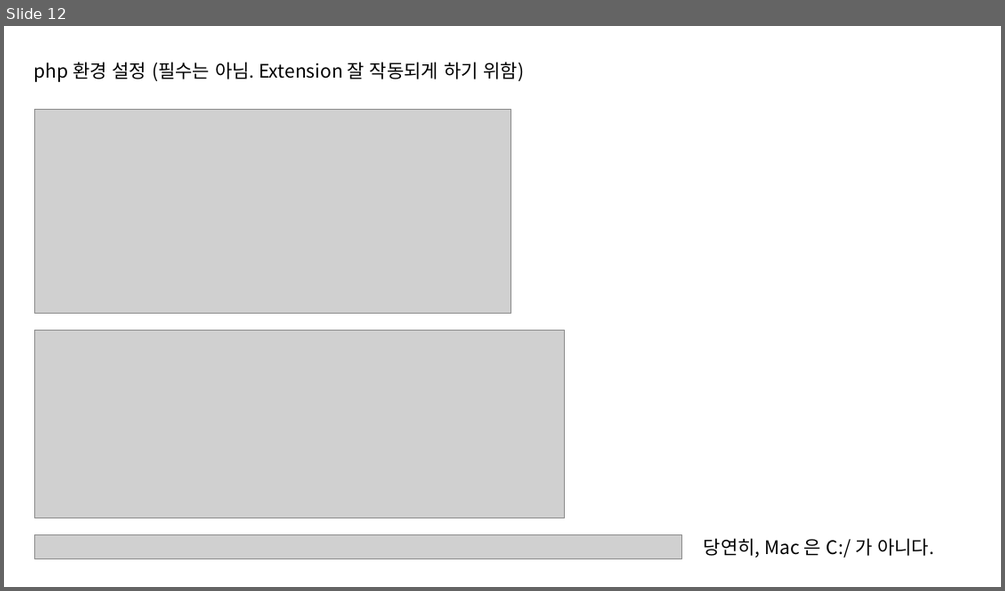
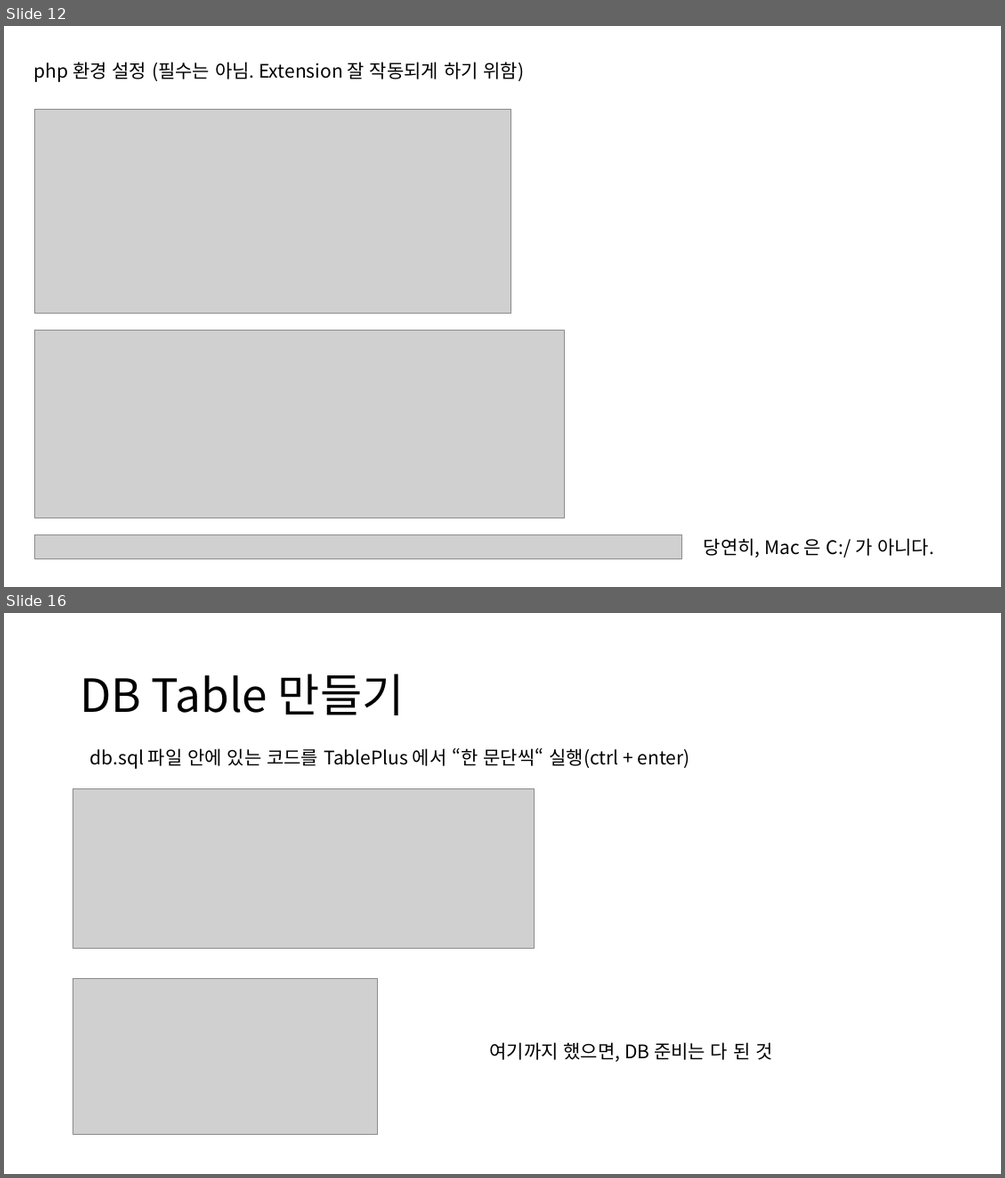
Before and after one commit to GNUCSAssistants/2021webprogramming, a slide deck: 수업/9. PHP REST API/PPT/PHP REST API.pptx. Shown one above the other, each under a label of ours: slide 12 before the commit, slides 12 and 16 after it; the slides between them are not shown. The pictures are 1005x591 and 1005x1178 pixels, drawn with LibreOffice and Linux fonts; fonts in the diff are those of the drawing; grey boxes stand for pictures. Boxes give left, top, right and bottom in pixels: in the first picture for what was removed or moved away, otherwise in the second. Text is boxed around its words. In the diff, an @@ line names an element or a change of style, - is before the commit and + after.

```diff
--- a/수업/9. PHP REST API/PPT/PHP REST API.pptx
+++ b/수업/9. PHP REST API/PPT/PHP REST API.pptx
@@ slide 16 added at bbox=[4, 613, 1001, 1174], background #FFFFFF @@
@@ title added at bbox=[80, 674, 404, 715], 44 pt, text #000000 @@
+DB Table 만들기
@@ text added at bbox=[90, 748, 690, 769], 18 pt, text #000000 @@
+db.sql 파일 안에 있는 코드를 TablePlus 에서 “한 문단씩“ 실행(ctrl + enter)
@@ picture added at bbox=[73, 788, 535, 948] @@
@@ picture added at bbox=[73, 979, 377, 1135] @@
@@ text added at bbox=[489, 1042, 772, 1062], 18 pt, text #000000 @@
+여기까지 했으면, DB 준비는 다 된 것
```
Also in this commit, not shown: 4 other slides added, 3 other files.
